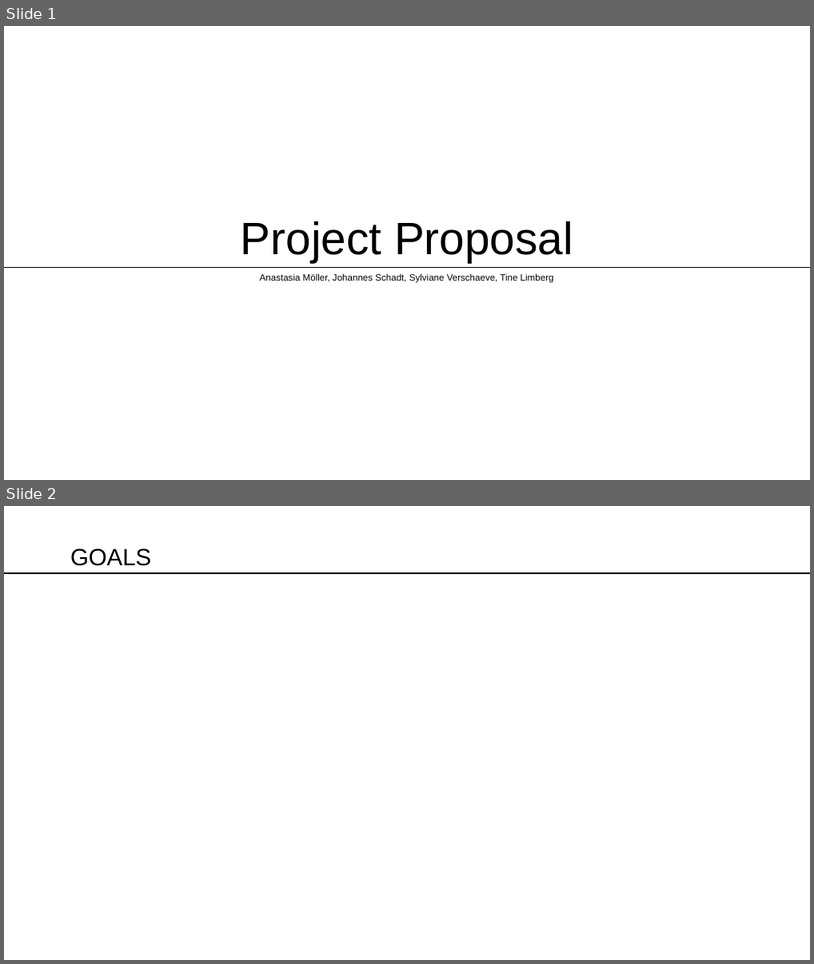
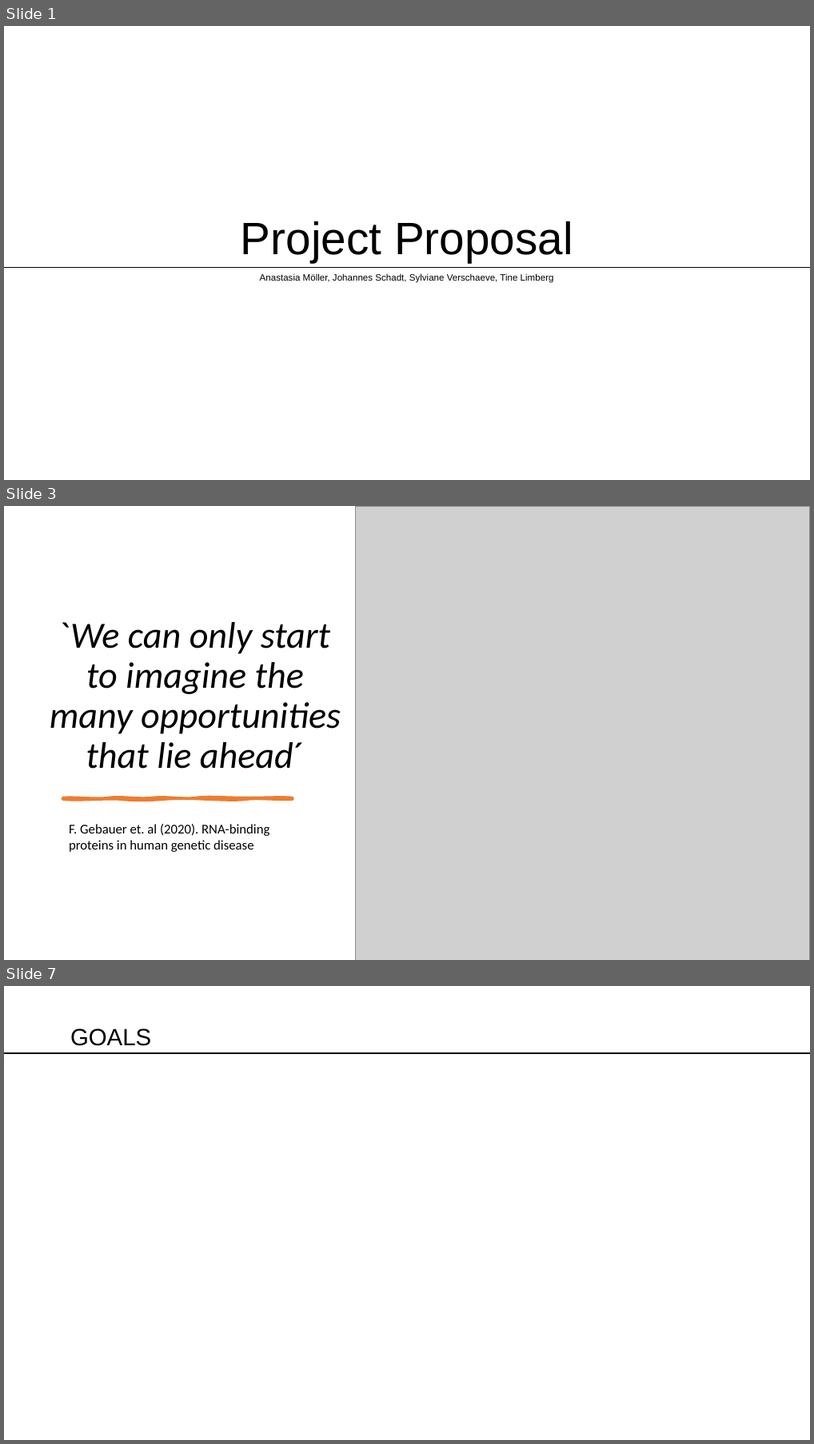
Before and after one commit to datascience-mobi-2023/topic03_team04, a slide deck: Project proposal.pptx. Shown one above the other, each under a label of ours: slides 1 and 2 before the commit, slides 1, 3 and 7 after it; the slides between them are not shown. The pictures are 814x964 and 814x1444 pixels, drawn with LibreOffice and Linux fonts; fonts in the diff are those of the drawing; grey boxes stand for pictures. Boxes give left, top, right and bottom in pixels: in the first picture for what was removed or moved away, otherwise in the second. Text is boxed around its words. In the diff, an @@ line names an element or a change of style, - is before the commit and + after.

```diff
--- a/Project proposal.pptx
+++ b/Project proposal.pptx
@@ slide 3 added at <box>4,506,810,960</box>, background #FFFFFF @@
@@ picture added at <box>355,506,810,960</box> @@
@@ title added at <box>50,622,341,768</box>, 44 pt, text #000000, italic @@
+`We can only start to imagine the many opportunities that lie ahead´
@@ freeform shape added at <box>62,797,293,799</box>, fill #ED7D31, outline #ED7D31 3.5 pt @@
@@ text added at <box>69,824,270,852</box>, 16 pt, text #000000 @@
+F. Gebauer et. al (2020). RNA-binding proteins in human genetic disease
@@ what was slide 2 is now slide 7 @@
```
Also in this commit, not shown: 5 other slides added.
